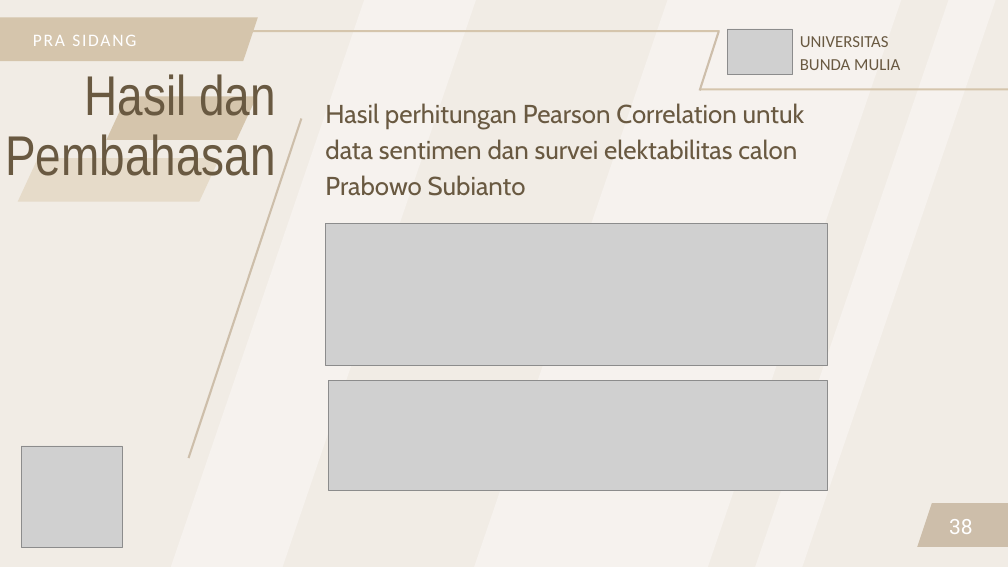
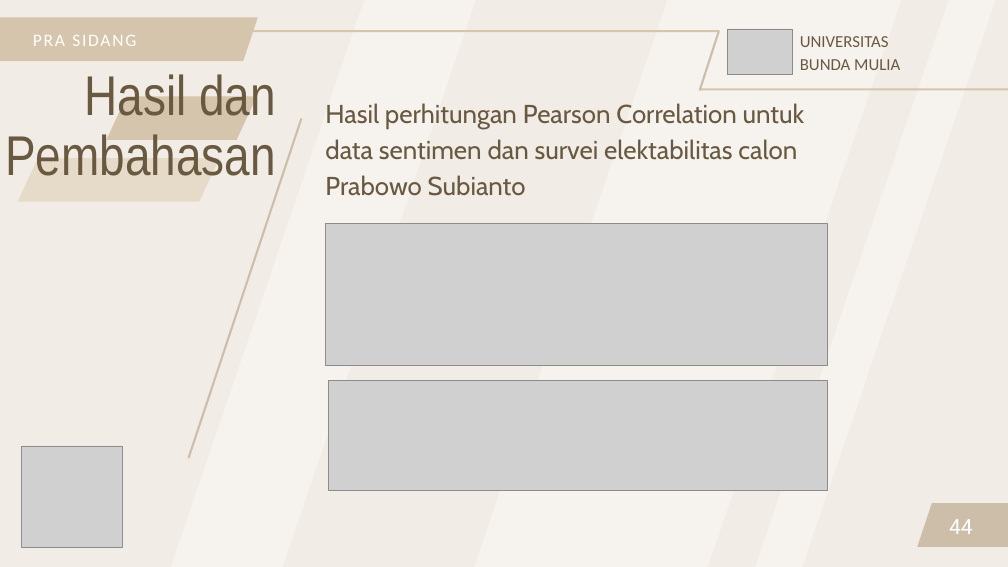
Before and after one commit to FnsAja/Skripsi, a slide deck: slide 44 of Prasidang Michael Alfonso.pptx (slide 38 before the commit). Drawn at 1008x567 pixels with LibreOffice and Linux fonts; fonts in the diff are those of the drawing; grey boxes stand for pictures. Boxes give left, top, right and bottom in pixels: in the first picture for what was removed or moved away, otherwise in the second. Text is boxed around its words. In the diff, an @@ line names an element or a change of style, - is before the commit and + after.

```diff
--- a/Prasidang Michael Alfonso.pptx
+++ b/Prasidang Michael Alfonso.pptx
@@ text at box(949, 519, 973, 534): text changed @@
-38
+44
```
Also in this commit, not shown: 32 other slides changed, 6 slides added, 2 other files.
